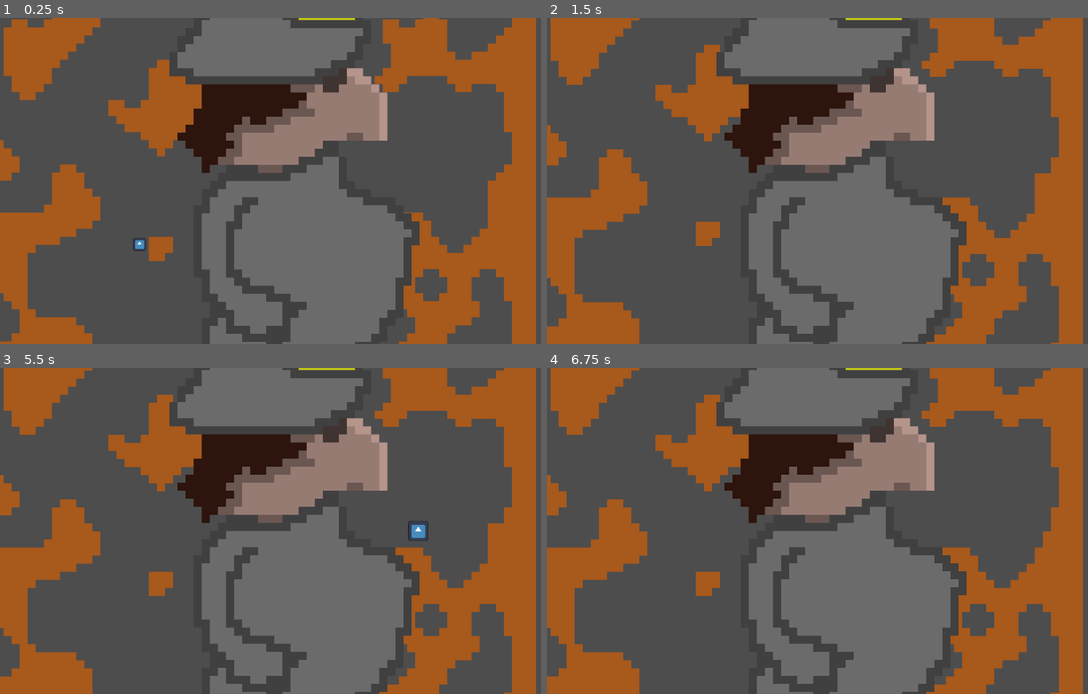
Above: before the commit, frames 1-4 (two rows, left to right).
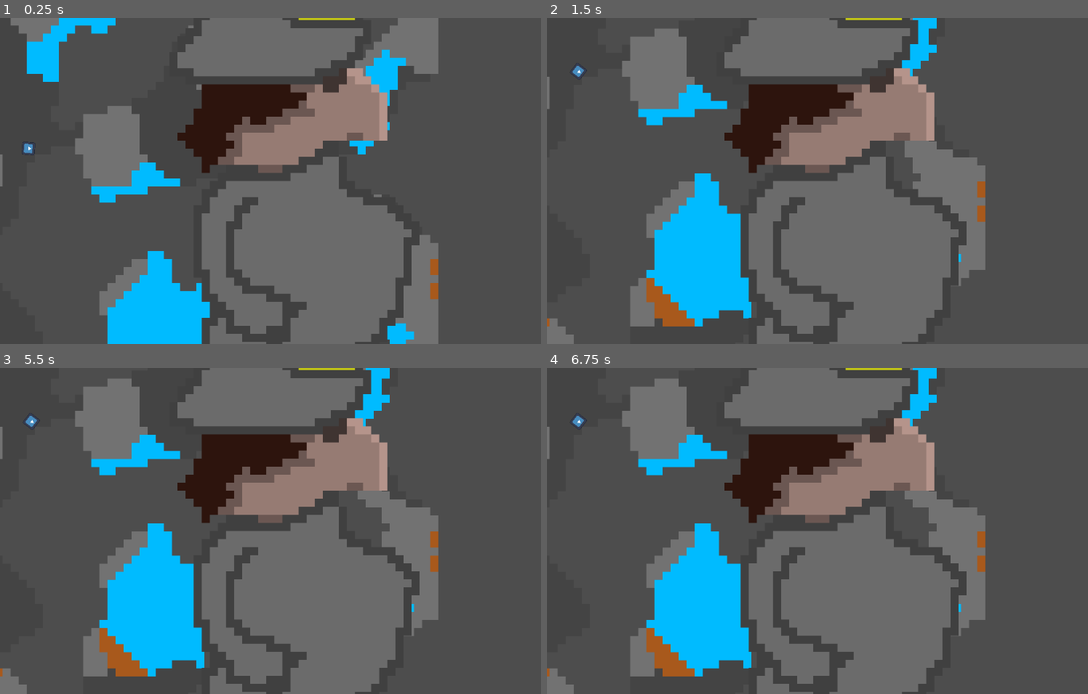
Above: after the commit, the same moments.

Repository: juusoHaaja/raketinheitin
Game: Godot game, scene res://function/world/main.tscn
Same seed, same stepped clock (60 frames per second), same inputs: the game is played once before the commit and once after it. The engine's default icon, where the game draws it, is replaced by a stand-in: a white triangle on a blue panel in a dark square.
Inputs (mouse positions are in pixels of both pictures, inside the frame that each line leads up to):
- Up to frame 1 (0.25 s): no input
- Up to frame 2 (1.5 s): move the mouse to (963, 164) at 0.52 s; hold D (right) 0.53-1.28 s; click (963, 164) at 0.67 s; move the mouse to (720, 197) at 1.27 s; hold S (down) from 1.28 s (still down)
- Up to frame 3 (5.5 s): tap Enter at 2, 3.5, 5 s; move the mouse to (346, 459) at 2.02 s; release S (down) at 2.03 s; hold D (right) 2.03-2.78 s; tap Space at 2.75, 4.25 s; move the mouse to (259, 596) at 2.77 s; hold W (up) 2.78-3.53 s; click (259, 596) at 2.92 s; move the mouse to (465, 579) at 3.52 s; hold A (left) 3.53-5.03 s; move the mouse to (113, 482) at 4.27 s; move the mouse to (319, 531) at 5.02 s; hold S (down) from 5.03 s (still down); click (319, 531) at 5.17 s
- Up to frame 4 (6.75 s): move the mouse to (752, 449) at 5.77 s; release S (down) at 5.78 s; hold D (right) 5.78-6.53 s; tap Space at 6.5 s; move the mouse to (963, 514) at 6.52 s; hold W (up) from 6.53 s (still down)

The runs differ from the first frame. In frame 1, 32% of the frame differs, in the area x 0-100%, y 0-100%; in frame 2, 36%; in frame 3, 35%; in frame 4, 35%.

Commit message:
Material system

Diff:
--- a/function/world/chunk.gd
+++ b/function/world/chunk.gd
@@ -2,13 +2,14 @@
 extends TileMapLayer
 class_name Chunk
 
-# chunk
-static var chunk_size = 100 # size in tiles
-var chunk_pos = Vector2i(0,0)
+# Chunk properties
+static var chunk_size = 100
+var chunk_pos = Vector2i(0, 0)
+var chunk_parent: ChunkParent
 
 @export var tileset_width = 8
 @export var tileset_height = 8
-var tileset_count = tileset_width*tileset_height
+var tileset_count = tileset_width * tileset_height
 
 @export var map_width = 100
 @export var map_height = 100
@@ -22,7 +23,9 @@
 @export var smoothing_iterations := 12
 @export_range(0, 999999) var world_seed := 1
 
-var _temp_map := {}  # Temporary dictionary for cave generation
+var generation_complete := false
+
+var _temp_map := {}
 
 func clear_cells():
     cells.clear()
@@ -38,6 +41,12 @@
 func cell_index_to_pos(index: int) -> Vector2i:
     return Vector2i(index % map_width, index / map_width)
 
+func local_to_world_pos(local_pos: Vector2i) -> Vector2i:
+    return local_pos + chunk_pos * map_width
+
+func world_to_local_pos(world_pos: Vector2i) -> Vector2i:
+    return world_pos - chunk_pos * map_width
+
 func api_get_tile_pos(pos: Vector2i) -> int:
     return api_get_tile(pos_to_cell_index(pos))
 
@@ -55,12 +64,6 @@
 func global_to_grid(pos: Vector2) -> Vector2i:
     pos = pos / tile_set.tile_size.x
     return pos as Vector2i
-
-func cell_byte_to_tilemap(b: int) -> int:
-    if b == 0:
-        return 0
-    else:
-        return 1
 
 func tilemap_index_to_source_coord(i: int) -> Vector2i:
     return Vector2i(i % tileset_width, i / tileset_width)
@@ -87,8 +90,7 @@
 func _process(delta: float) -> void:
     pass
 
-# Chunk generation functions
-
+# Chunk generation
 func gen_init(pos: Vector2i):
     chunk_pos = pos
     global_position = pos * chunk_size * tile_pixel_size
@@ -96,68 +98,116 @@
     generate()
 
 func generate():
+    generation_complete = false
     _initialize_cave_map()
 
     for i in smoothing_iterations:
         _smooth_map()
 
     _apply_cave_to_cells()
-
-# Cave Generation - Initialization
-
-func _get_chunk_seed() -> int:
-    # Create unique seed based on chunk position and world seed
-    # Using large prime numbers for better distribution
-    return world_seed + chunk_pos.x * 73856093 + chunk_pos.y * 19349663
-
+    generation_complete = true
+
+# Cave Generation Init
 func _initialize_cave_map() -> void:
-    seed(_get_chunk_seed())
     _temp_map.clear()
 
     for x in range(map_width):
         for y in range(map_height):
-            var pos := Vector2i(x, y)
-            # Edges are always walls for cleaner chunk boundaries
-            if x == 0 or x == map_width - 1 or y == 0 or y == map_height - 1:
-                _temp_map[pos] = true
-            else:
-                _temp_map[pos] = randf() * 100 < fill_percent
-
-# Cave Generation - Cellular Automata Smoothing
-
+            var local_pos := Vector2i(x, y)
+            var world_pos := local_to_world_pos(local_pos)
+
+            # Use noise for cave structure
+            var cave_val = chunk_parent.get_cave_value_at_world_pos(world_pos)
+
+            # Convert fill_percent to threshold
+            var threshold = (fill_percent - 50.0) / 50.0 * 0.5
+
+            if cave_val > threshold:
+                # Solid - get material from noise
+                _temp_map[local_pos] = chunk_parent.get_material_at_world_pos(world_pos)
+            else:
+                _temp_map[local_pos] = 0  # Empty
+
+# Cellular Automata Smoothing
 func _smooth_map() -> void:
     var new_map := {}
 
     for x in range(map_width):
         for y in range(map_height):
-            var pos := Vector2i(x, y)
-            var wall_count := _get_surrounding_wall_count(pos)
-
-            # Cellular automata rules
+            var local_pos := Vector2i(x, y)
+            var wall_count := _get_surrounding_wall_count(local_pos)
+            var current_val: int = _temp_map.get(local_pos, 1)
+
             if wall_count > 4:
-                new_map[pos] = true
+                if current_val == 0:
+                    new_map[local_pos] = _get_dominant_neighbor_material(local_pos)
+                else:
+                    new_map[local_pos] = current_val
             elif wall_count < 4:
-                new_map[pos] = false
-            else:
-                new_map[pos] = _temp_map[pos]
+                new_map[local_pos] = 0
+            else:
+                new_map[local_pos] = current_val
 
     _temp_map = new_map
 
-func _get_surrounding_wall_count(pos: Vector2i) -> int:
+func _get_surrounding_wall_count(local_pos: Vector2i) -> int:
     var wall_count := 0
 
-    for x in range(-1, 2):
-        for y in range(-1, 2):
-            var check_pos := Vector2i(pos.x + x, pos.y + y)
-            if check_pos != pos:
-                # Default to wall if outside bounds
-                if _temp_map.get(check_pos, true):
+    for dx in range(-1, 2):
+        for dy in range(-1, 2):
+            if dx == 0 and dy == 0:
+                continue
+
+            var check_local := Vector2i(local_pos.x + dx, local_pos.y + dy)
+
+            # Check if within this chunk
+            if check_local.x >= 0 and check_local.x < map_width and \
+               check_local.y >= 0 and check_local.y < map_height:
+                # Use local temp map
+                var val: int = _temp_map.get(check_local, 1)
+                if val != 0:
                     wall_count += 1
+            else:
+                # Cross-chunk lookup using world position
+                var world_pos := local_to_world_pos(check_local)
+                if chunk_parent.is_solid_at_world_pos(world_pos):
+                    wall_count += 1
 
     return wall_count
 
-# Cave Generation - Room Creation
-
+func _get_dominant_neighbor_material(local_pos: Vector2i) -> int:
+    var counts := {}
+
+    for dx in range(-1, 2):
+        for dy in range(-1, 2):
+            if dx == 0 and dy == 0:
+                continue
+
+            var check_local := Vector2i(local_pos.x + dx, local_pos.y + dy)
+            var val := 0
+
+            if check_local.x >= 0 and check_local.x < map_width and \
+               check_local.y >= 0 and check_local.y < map_height:
+                val = _temp_map.get(check_local, 1)
+            else:
+                # For cross-chunk, get material from noise
+                var world_pos := local_to_world_pos(check_local)
+                if chunk_parent.is_solid_at_world_pos(world_pos):
+                    val = chunk_parent.get_material_at_world_pos(world_pos)
+
+            if val != 0:
+                counts[val] = counts.get(val, 0) + 1
+
+    var best_mat := 1
+    var best_count := 0
+    for mat in counts:
+        if counts[mat] > best_count:
+            best_count = counts[mat]
+            best_mat = mat
+
+    return best_mat
+
+# Room Creation
 func create_room(center: Vector2i, radius: int) -> void:
     for x in range(-radius, radius + 1):
         for y in range(-radius, radius + 1):
@@ -170,28 +220,11 @@
                     cells[index] = 0
                     set_tileset_tile(local_pos, 0)
 
-# Cave Generation - Apply to Cell Array
-
 func _apply_cave_to_cells() -> void:
     for i in range(cells.size()):
         var pos = cell_index_to_pos(i)
-        if _temp_map.get(pos, true):
-            cells[i] = 1  # Wall tile
-        else:
-            cells[i] = 0  # Empty
+        var val: int = _temp_map.get(pos, 1)
+        cells[i] = val
 
     update_cells()
-    _temp_map.clear()  # Free memory
-
-# Cave Generation - Force Walls at Edges
-
-func force_edge_walls() -> void:
-    # Top and bottom edges
-    for x in range(map_width):
-        api_set_tile_pos(Vector2i(x, 0), 1)
-        api_set_tile_pos(Vector2i(x, map_height - 1), 1)
-
-    # Left and right edges
-    for y in range(map_height):
-        api_set_tile_pos(Vector2i(0, y), 1)
-        api_set_tile_pos(Vector2i(map_width - 1, y), 1)
+    _temp_map.clear()
--- a/function/world/chunk_parent.gd
+++ b/function/world/chunk_parent.gd
@@ -10,6 +10,44 @@
 @export var smoothing_iterations := 12
 
 var chunks = Array()
+
+# Noise generators for materials
+var cave_noise: FastNoiseLite
+var material_noises: Array[FastNoiseLite] = []
+
+func _enter_tree() -> void:
+    instance = self
+
+func _ready() -> void:
+    _setup_noise()
+    generate_chunk(Vector2i(0, 0))
+    api_init()
+
+func _setup_noise() -> void:
+    # Cave structure noise
+    cave_noise = FastNoiseLite.new()
+    cave_noise.seed = world_seed
+    cave_noise.noise_type = FastNoiseLite.TYPE_SIMPLEX_SMOOTH
+    cave_noise.frequency = 0.05
+    cave_noise.fractal_octaves = 4
+
+    # Material distribution noises (one per material type)
+    # Material 0 = dirt, 1-3 = stone variants, 4 = diamond
+    var material_configs = [
+        {"freq": 0.02, "octaves": 3},   # Dirt - large patches
+        {"freq": 0.04, "octaves": 2},   # Stone 1
+        {"freq": 0.04, "octaves": 2},   # Stone 2
+        {"freq": 0.04, "octaves": 2},   # Stone 3 (disabled)
+        {"freq": 0.15, "octaves": 1},   # Diamond - tiny veins
+    ]
+
+    for i in range(material_configs.size()):
+        var noise = FastNoiseLite.new()
+        noise.seed = world_seed + (i + 1) * 12345
+        noise.noise_type = FastNoiseLite.TYPE_SIMPLEX_SMOOTH
+        noise.frequency = material_configs[i]["freq"]
+        noise.fractal_octaves = material_configs[i]["octaves"]
+        material_noises.append(noise)
 
 func generate_chunk(pos: Vector2i):
     if is_generated(pos):
@@ -29,6 +67,7 @@
     c.world_seed = world_seed
     c.fill_percent = fill_percent
     c.smoothing_iterations = smoothing_iterations
+    c.chunk_parent = self
 
     chunks.push_back(c)
     add_child(c)
@@ -41,19 +80,63 @@
             return c
     return force_generate(pos)
 
-func _ready() -> void:
-    generate_chunk(Vector2i(0, 0))
-    api_init()
+func get_chunk_if_exists(pos: Vector2i) -> Chunk:
+    for c: Chunk in chunks:
+        if c.chunk_pos == pos:
+            return c
+    return null
+
+# Get cave value at world position (used for cross-chunk generation)
+func get_cave_value_at_world_pos(world_pos: Vector2i) -> float:
+    return cave_noise.get_noise_2d(world_pos.x, world_pos.y)
+
+# Get material at world position based on noise
+func get_material_at_world_pos(world_pos: Vector2i) -> int:
+    # Sample all material noises and pick the dominant one
+    var best_material := 1  # Default to first stone type
+    var best_value := -999.0
+
+    # Material thresholds - higher = rarer
+    # Material 3 (index 3) disabled with weight 0
+    # Diamond (index 4) very rare with high threshold and low weight
+    var thresholds = [0.3, 0.0, 0.0, 0.0, 0.5]
+    var weights = [1.0, 1.2, 1.2, 0.0, 0.1]
+
+    for i in range(material_noises.size()):
+        # Skip disabled materials
+        if weights[i] <= 0.0:
+            continue
+
+        var noise_val = material_noises[i].get_noise_2d(world_pos.x, world_pos.y)
+        var adjusted = (noise_val - thresholds[i]) * weights[i]
+
+        if adjusted > best_value:
+            best_value = adjusted
+            best_material = i + 1  # Materials are 1-indexed
+
+    return best_material
+
+# Check if position should be solid (for cross-chunk lookups during smoothing)
+func is_solid_at_world_pos(world_pos: Vector2i) -> bool:
+    var chunk_pos = get_chunk_pos(world_pos)
+    var chunk = get_chunk_if_exists(chunk_pos)
+
+    if chunk != null and chunk.generation_complete:
+        # Use actual generated data
+        var local_pos = pos_modulo_chunk(world_pos)
+        return chunk.api_get_tile_pos(local_pos) != 0
+    else:
+        # Use noise to predict (for chunks not yet generated)
+        var noise_val = cave_noise.get_noise_2d(world_pos.x, world_pos.y)
+        # Convert fill_percent to threshold
+        var threshold = (fill_percent - 50.0) / 50.0 * 0.5
+        return noise_val > threshold
 
 func _process(delta: float) -> void:
     pass
 
-func _enter_tree() -> void:
-    instance = self
-
 # World-space room creation (spans chunks if needed)
 func create_room_at_world_pos(world_tile_pos: Vector2i, radius: int) -> void:
-    # Get all chunks that this room might touch
     var min_chunk = get_chunk_pos(world_tile_pos - Vector2i(radius, radius))
     var max_chunk = get_chunk_pos(world_tile_pos + Vector2i(radius, radius))
 
@@ -62,7 +145,6 @@
             var chunk_p = Vector2i(cx, cy)
             var chunk = get_chunk(chunk_p)
 
-            # Convert world pos to local chunk pos
             var local_center = world_tile_pos - (chunk_p * chunk.map_width)
             chunk.create_room(local_center, radius)
 
@@ -99,7 +181,6 @@
     return pos as Vector2i
 
 func get_chunk_pos(pos: Vector2i) -> Vector2i:
-    # Handle negative positions correctly
     var chunk_w = chunks[0].map_width
     return Vector2i(
         floori(float(pos.x) / chunk_w),
@@ -108,16 +189,12 @@
 
 func pos_modulo_chunk(pos: Vector2i) -> Vector2i:
     var chunk_w = chunks[0].map_width
-    # Handle negative modulo correctly
     return Vector2i(
         posmod(pos.x, chunk_w),
         posmod(pos.y, chunk_w)
     )
 
-# Regenerate a specific chunk
 func regenerate_chunk(pos: Vector2i) -> void:
     var chunk = get_chunk(pos)
     chunk.create_cells()
     chunk.generate()
-
-# \API
